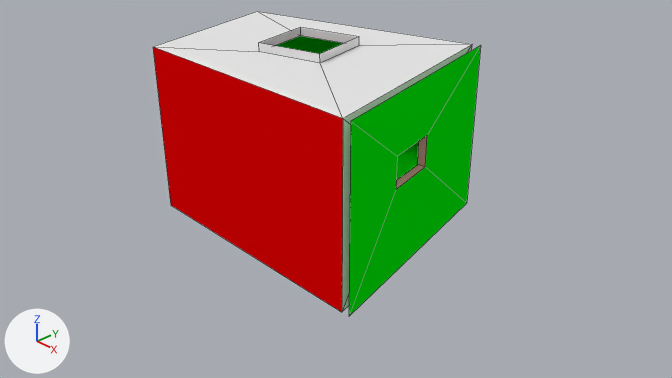
What one commit did to the Blender file Blender/InterstitialFloorplan1.blend.
The view is the same before and after, from the file's camera 'Camera'. Lighting does not change. The marker at lower left points along +X, +Y and +Z. Mesh edges are drawn as thin lines.

Before the edit, the objects in view are built like this:
```python
me_plane = bpy.data.meshes.new('Plane')
me_plane.from_pydata(...)  # 28 vertices, 24 faces; spans x -2.36..2.32, y 0.03..2.66, z -1.96..1.43
# faces by material slot: [5, 13, 1, 5]
me_plane.materials.append(mat_floormat)  # its picture is missing
me_plane.materials.append(mat_stucco)  # its picture is missing
me_plane.materials.append(mat_redwalls)  # red #e70002
me_plane.materials.append(mat_greenwalls)  # green #00e709
ob_room2 = bpy.data.objects.new('Room2', me_plane)
ob_room2.location = (0.0, 0.0, 0.0)
ob_room2.rotation_euler = (1.571, 0.0, 0.0)  # degrees (90, 0, 0)
```
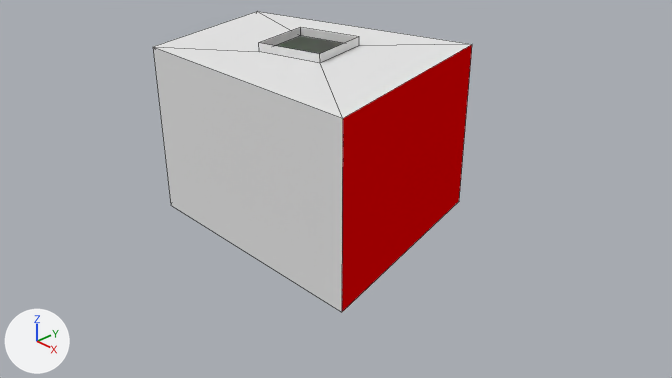
Commit message: updated room 2

Pixel boxes (x1, y1, x2, y2) of what changed, in the pictures (672 x 378 px):
'Room2', reshaped
    before: (153, 11, 480, 316)
    after: (153, 11, 472, 312)
part 1 of me_plane, cut back
    before: (342, 45, 480, 316)
    after: (342, 45, 472, 312)
part 2 of me_plane, recoloured (red to grey)
    both: (153, 47, 343, 312)
part 3 of me_plane, recoloured (green to grey)
    both: (276, 36, 344, 54)

The change, as a list of edits to the scene's bpy script:
```text
Change me_plane:
    used by ob_room2; location = (0.0, 0.0, 0.0); rotation_euler = (1.571, 0.0, 0.0), in degrees (90, 0, 0)
    remove me_plane.from_pydata(...)  # 28 vertices, 24 faces; spans x -2.36..2.32, y 0.03..2.66, z -1.96..1.43
    add me_plane.from_pydata(...)  # 24 vertices, 20 faces; spans x -2.36..2.2, y 0.03..2.66, z -1.93..1.43
    me_plane part 1
    12 vertices are removed from x 1.47..2.32, y 0.03..2.54, z -1.96..1.43
    12 faces are deleted
    1 new face joins them, mat_redwalls (red #e70002)
    me_plane part 2: 1 face spanning x -1.65..2.2, y 0.03..2.54, z 1.43 switches from mat_redwalls (red #e70002) to mat_stucco (its picture is missing)
    me_plane part 3: 1 face spanning x -2.36..1.35, y 0.03..2.54, z -1.93..-0.96 switches from mat_greenwalls (green #00e709) to mat_stucco (its picture is missing)
```
